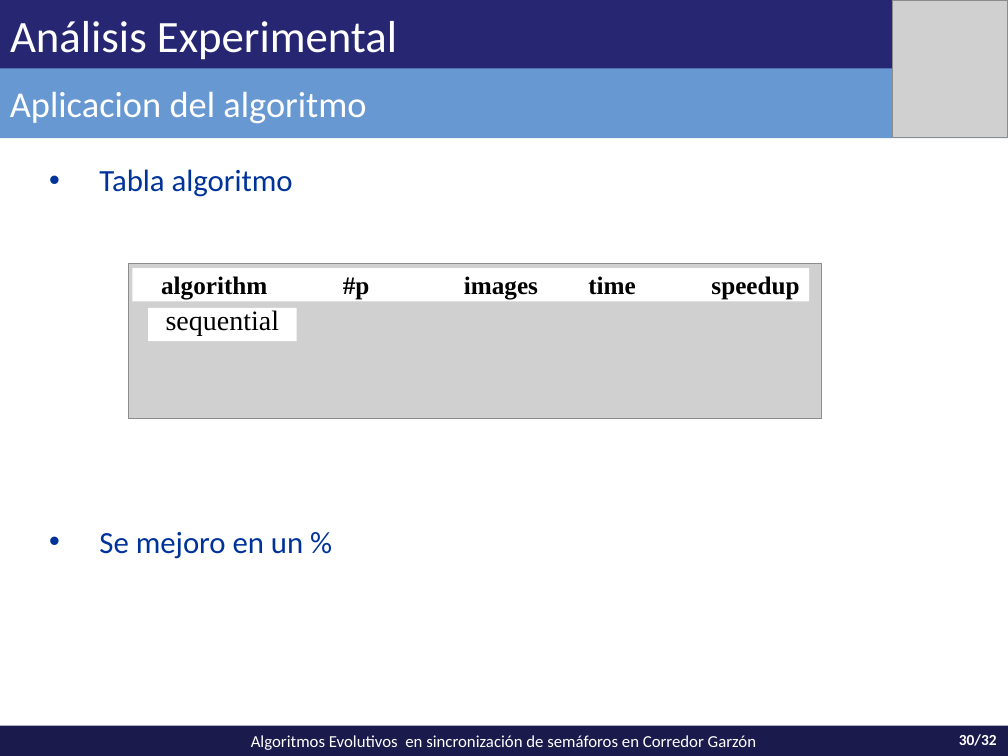
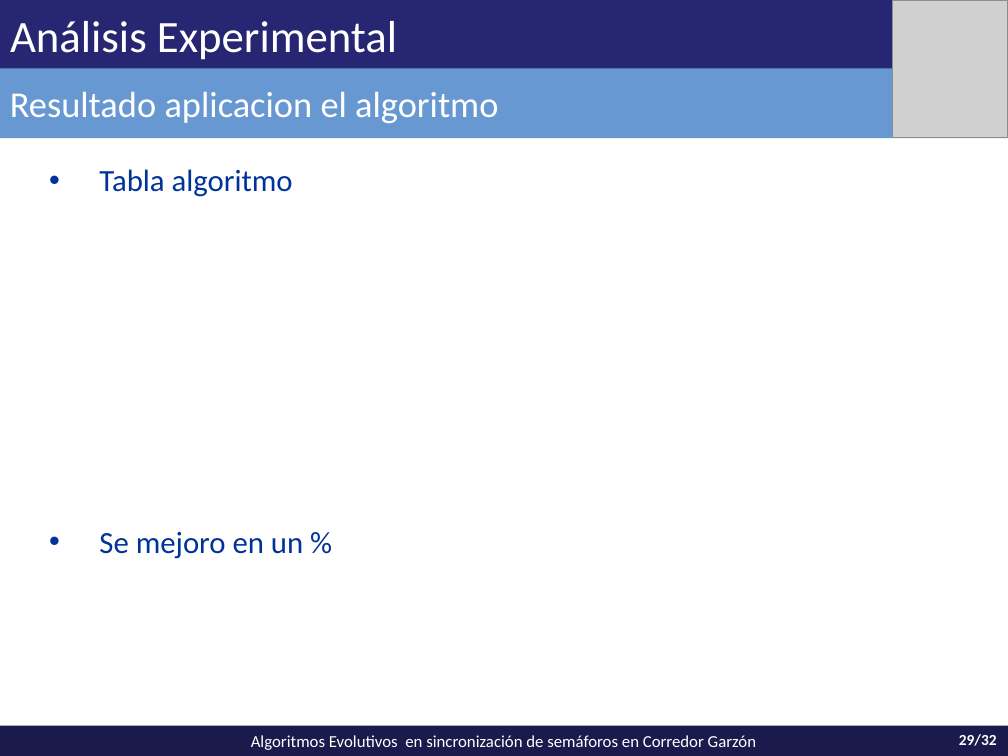
Before and after one commit to vitogit/proyecto-grado-garzon-2014, a slide deck: slide 29 of presentacion/Presentacion Garzon.pptx (slide 30 before the commit). Drawn at 1008x756 pixels with LibreOffice and Linux fonts; fonts in the diff are those of the drawing; grey boxes stand for pictures. Boxes give left, top, right and bottom in pixels: in the first picture for what was removed or moved away, otherwise in the second. Text is boxed around its words. In the diff, an @@ line names an element or a change of style, - is before the commit and + after.

```diff
--- a/presentacion/Presentacion Garzon.pptx
+++ b/presentacion/Presentacion Garzon.pptx
@@ text in rectangle at [10, 92, 498, 123]: text changed @@
-Aplicacion del algoritmo
+Resultado aplicacion el algoritmo
@@ picture removed at [128, 264, 822, 418] @@
@@ rectangle removed at [132, 268, 809, 301] @@
-algorithm #p images time speedup
@@ rectangle removed at [148, 308, 297, 342] @@
-sequential
@@ page number at [959, 734, 997, 746]: text changed @@
-30/32
+29/32
```
Also in this commit, not shown: 8 other slides changed, 1 slide added, 3 slides removed.
